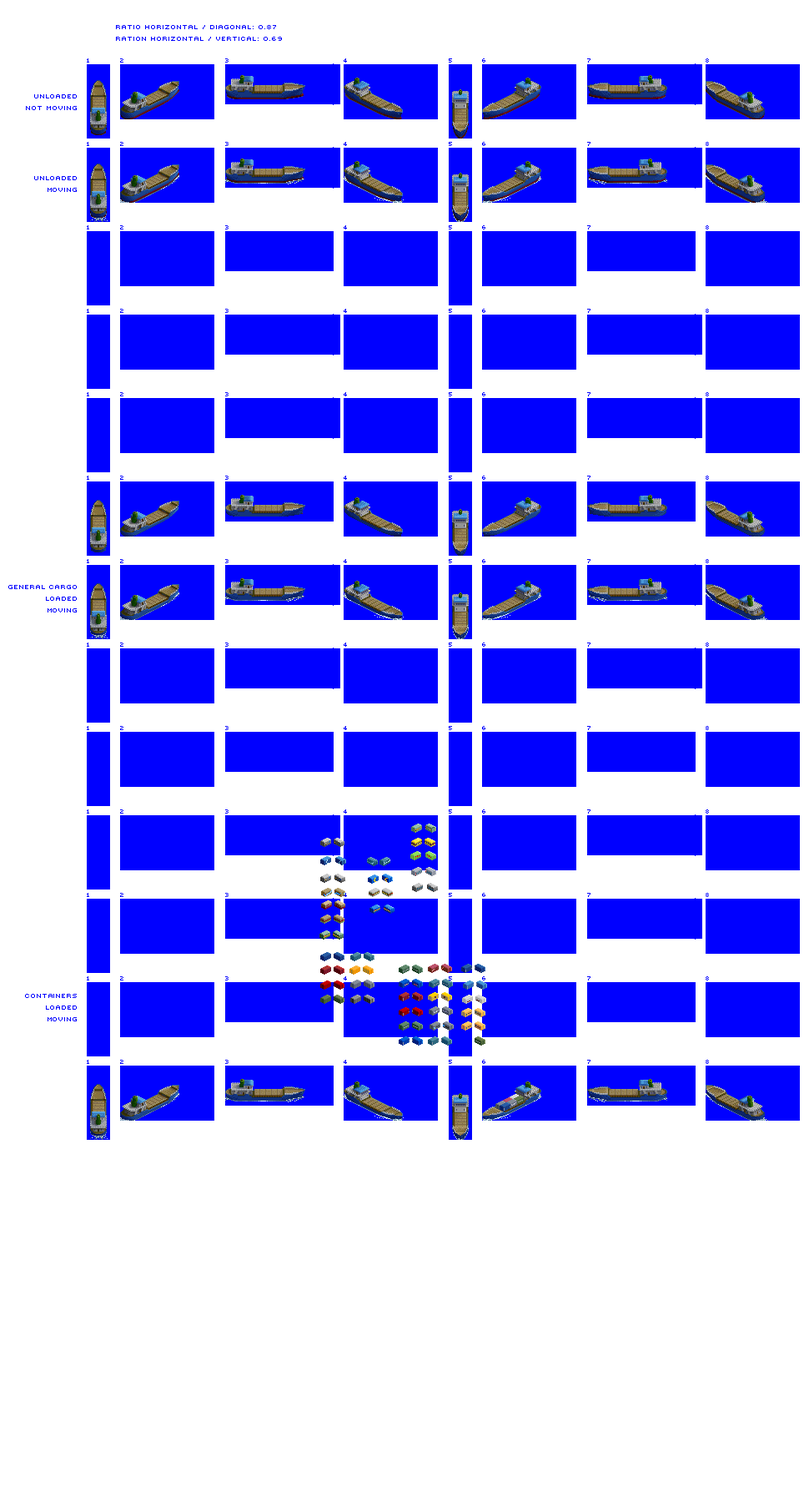
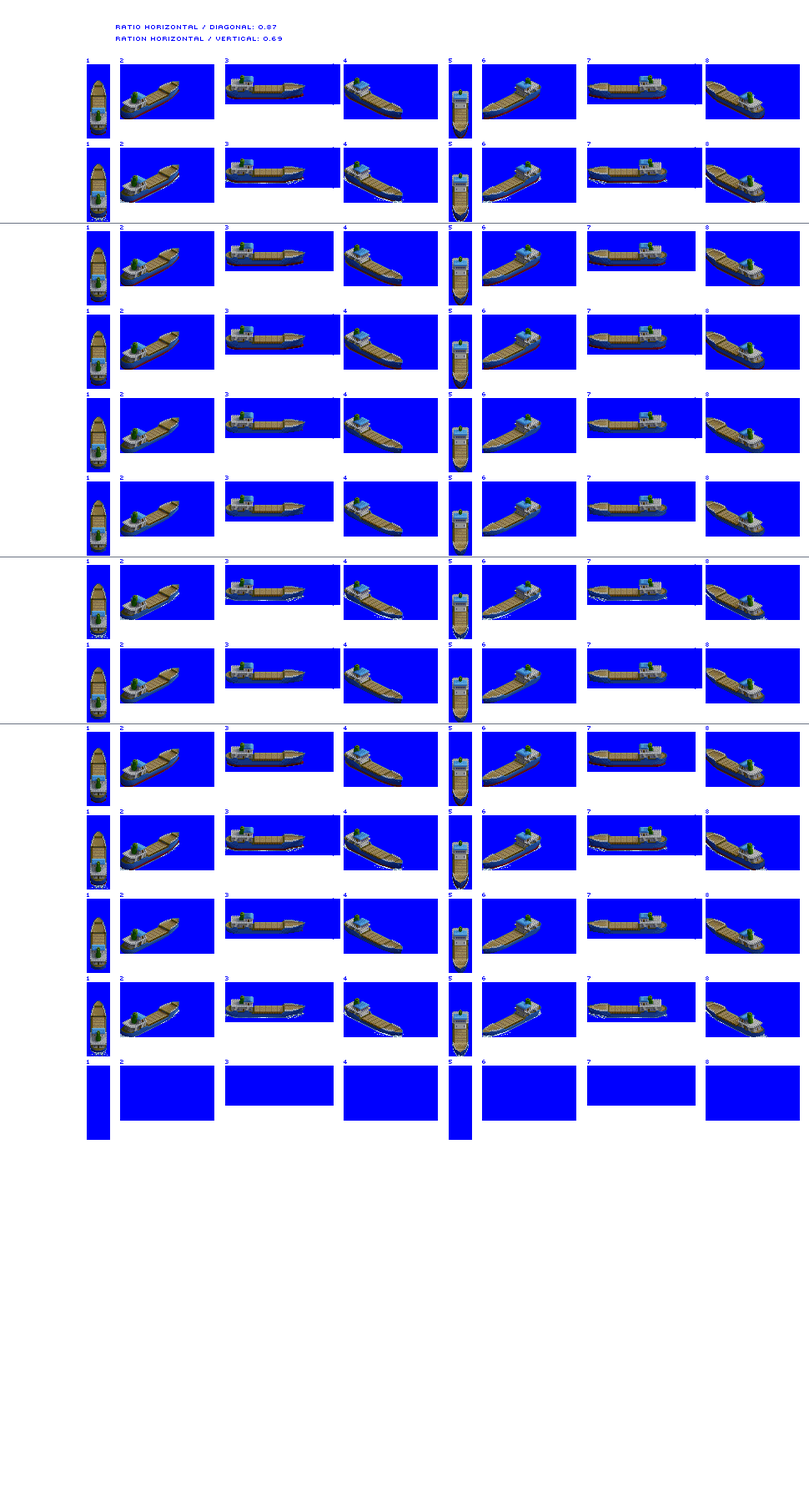
Two versions of the same layered image (809x1502). Layer-by-layer changes:
hid group "containers" (7 layers) over [319, 823, 524, 1112]
painted on "prop / bow wash" over [90, 842, 769, 1140]
renamed "Coaster loaded" to "Small Coaster", painted on it over [90, 222, 766, 1140]
removed layer "Unloaded Not moving Unloa" over [8, 94, 77, 1022]
painted on "blue bg" over [0, 222, 809, 725]
